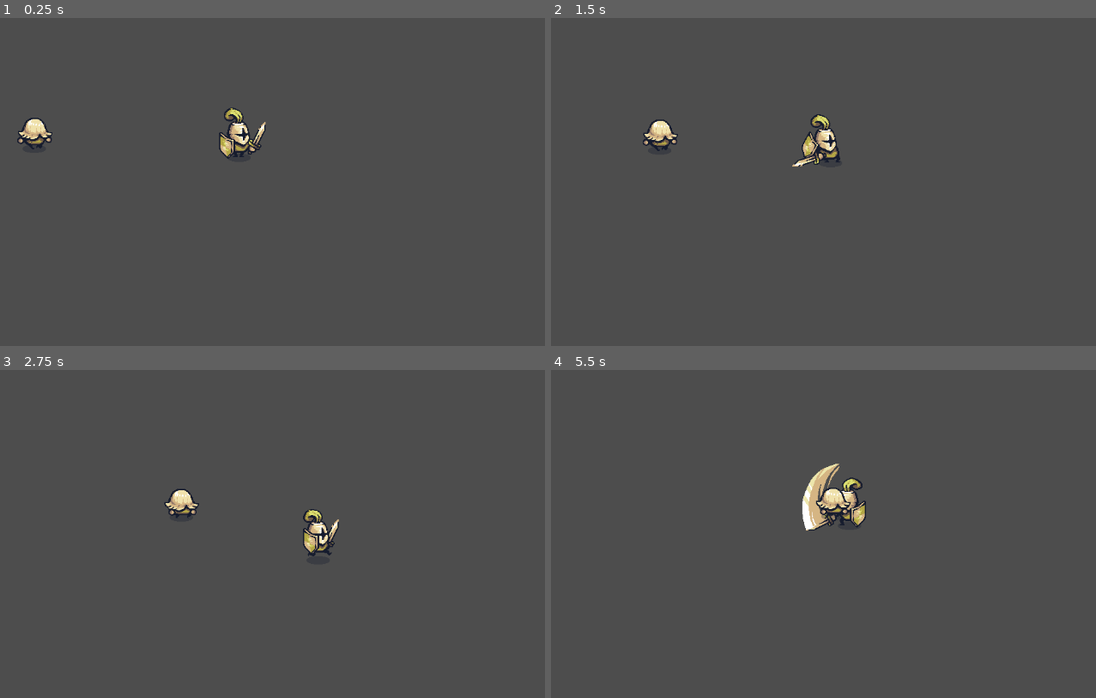
Above: before the commit, frames 1-4 (two rows, left to right).
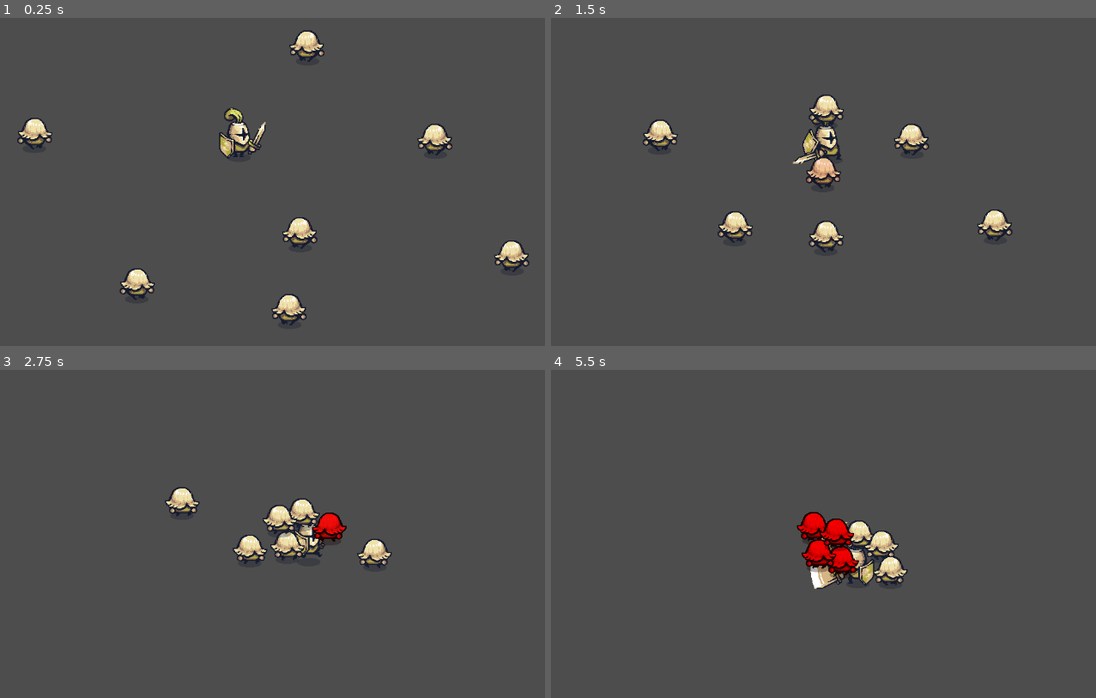
Above: after the commit, the same moments.

Repository: rhpinotti/dio-tiny_swords
Game: Godot game, scene res://test_scenes/test_battle.tscn
The game is run twice, just before and just after one commit, with the same random seed, the same clock (stepped at 60 frames per second) and the same inputs. The project has no main scene, so this scene is started directly.
Inputs (mouse positions are in pixels of both pictures, inside the frame that each line leads up to):
- Up to frame 1 (0.25 s): no input
- Up to frame 2 (1.5 s): move the mouse to (937, 149) at 0.52 s; hold D (move_right) 0.53-1.28 s; click (937, 149) at 0.6 s; move the mouse to (654, 188) at 1.27 s; hold S (move_down) from 1.28 s (still down); click (654, 188) at 1.35 s
- Up to frame 3 (2.75 s): move the mouse to (305, 435) at 2.02 s; release S (move_down) at 2.03 s; hold D (move_right) from 2.03 s (still down); click (305, 435) at 2.1 s
- Up to frame 4 (5.5 s): move the mouse to (752, 596) at 2.77 s; release D (move_right) at 2.78 s; hold W (move_up) 2.78-3.53 s; click (752, 596) at 2.85 s; move the mouse to (992, 576) at 3.52 s; hold A (move_left) 3.53-5.03 s; click (992, 576) at 3.6 s; move the mouse to (583, 461) at 4.27 s; click (583, 461) at 4.35 s; move the mouse to (823, 520) at 5.02 s; hold S (move_down) from 5.03 s (still down); click (823, 520) at 5.1 s

The runs differ from the first frame. In frame 1, 2.3% of the frame differs, in the area x 21-98%, y 3-94%; in frame 2, 2.9%; in frame 3, 2.8%; in frame 4, 4.3%, in the area x 45-66%, y 28-67%.

Commit message:
Matando inimigos

Diff:
--- a/enemies/enemy.gd
+++ b/enemies/enemy.gd
@@ -3,7 +3,25 @@
 extends Node2D
 
 @export var health: int = 10
+@export var death_prefab: PackedScene
 
 func damage(amount: int):
 	health -= amount
-	print(health)
+
+	#piscar node
+	modulate = Color.RED
+	var tween = create_tween()
+	tween.set_ease(Tween.EASE_IN)
+	tween.set_trans(Tween.TRANS_QUINT)
+	tween.tween_property(self, "modulate", Color.WHITE, 0.6)
+
+	if health <= 0:
+		die()
+
+func die():
+	if death_prefab:
+		var death_object = death_prefab.instantiate()
+		death_object.position = position
+		get_parent().add_child(death_object)
+
+	queue_free()
--- a/enemies/pawn.tscn
+++ b/enemies/pawn.tscn
@@ -1,8 +1,9 @@
-[gd_scene load_steps=12 format=3 uid="uid://rjyisyca8pln"]
+[gd_scene load_steps=13 format=3 uid="uid://rjyisyca8pln"]
 
 [ext_resource type="Script" path="res://enemies/enemy.gd" id="1_ofekr"]
 [ext_resource type="Script" path="res://enemies/behaviors/follow_player.gd" id="1_qyq6p"]
 [ext_resource type="Texture2D" uid="uid://cfb2u5576t477" path="res://addons/Tiny Swords/Factions/Knights/Troops/Pawn/Yellow/Pawn_Yellow.png" id="1_vc4se"]
+[ext_resource type="PackedScene" uid="uid://dudpr7nalghl" path="res://misc/skull.tscn" id="2_luxtu"]
 
 [sub_resource type="AtlasTexture" id="AtlasTexture_2ydm2"]
 atlas = ExtResource("1_vc4se")
@@ -61,6 +62,7 @@
 [node name="Pawn" type="CharacterBody2D" groups=["enemies"]]
 motion_mode = 1
 script = ExtResource("1_ofekr")
+death_prefab = ExtResource("2_luxtu")
 
 [node name="AnimatedSprite2D" type="AnimatedSprite2D" parent="."]
 position = Vector2(0, -26)
--- /dev/null
+++ b/misc/skull.tscn
@@ -0,0 +1,66 @@
+[gd_scene load_steps=5 format=3 uid="uid://dudpr7nalghl"]
+
+[ext_resource type="Texture2D" uid="uid://dyie6firiwas6" path="res://addons/Tiny Swords/Factions/Knights/Troops/Dead/Dead.png" id="1_cpcmo"]
+
+[sub_resource type="Animation" id="Animation_6i41p"]
+length = 0.001
+tracks/0/type = "value"
+tracks/0/imported = false
+tracks/0/enabled = true
+tracks/0/path = NodePath(".:frame")
+tracks/0/interp = 1
+tracks/0/loop_wrap = true
+tracks/0/keys = {
+"times": PackedFloat32Array(0),
+"transitions": PackedFloat32Array(1),
+"update": 1,
+"values": [0]
+}
+
+[sub_resource type="Animation" id="Animation_buwfo"]
+resource_name = "default"
+length = 2.1
+tracks/0/type = "value"
+tracks/0/imported = false
+tracks/0/enabled = true
+tracks/0/path = NodePath(".:frame")
+tracks/0/interp = 1
+tracks/0/loop_wrap = true
+tracks/0/keys = {
+"times": PackedFloat32Array(0, 0.1, 0.2, 0.3, 0.4, 0.5, 0.6, 1.3, 1.4, 1.5, 1.6, 1.7, 1.8, 1.9),
+"transitions": PackedFloat32Array(1, 1, 1, 1, 1, 1, 1, 1, 1, 1, 1, 1, 1, 1),
+"update": 1,
+"values": [0, 1, 2, 3, 4, 5, 6, 7, 8, 9, 10, 10, 11, 12]
+}
+tracks/1/type = "method"
+tracks/1/imported = false
+tracks/1/enabled = true
+tracks/1/path = NodePath(".")
+tracks/1/interp = 1
+tracks/1/loop_wrap = true
+tracks/1/keys = {
+"times": PackedFloat32Array(2.1),
+"transitions": PackedFloat32Array(1),
+"values": [{
+"args": [],
+"method": &"queue_free"
+}]
+}
+
+[sub_resource type="AnimationLibrary" id="AnimationLibrary_wskyp"]
+_data = {
+"RESET": SubResource("Animation_6i41p"),
+"default": SubResource("Animation_buwfo")
+}
+
+[node name="Skull" type="Sprite2D"]
+texture = ExtResource("1_cpcmo")
+offset = Vector2(0, -30)
+hframes = 7
+vframes = 2
+
+[node name="AnimationPlayer" type="AnimationPlayer" parent="."]
+libraries = {
+"": SubResource("AnimationLibrary_wskyp")
+}
+autoplay = "default"
--- a/player/player.gd
+++ b/player/player.gd
@@ -20,7 +20,9 @@
 	read_input()
 	update_attack_cooldown(delta)
 	play_run_idle_animation()
-	rotate_sprite()
+
+	if !is_attacking:
+		rotate_sprite()
 
 	#ataque
 	if Input.is_action_just_pressed("attack"):
@@ -92,4 +94,14 @@
 	for body in bodies:
 		if body.is_in_group("enemies"):
 			var enemy: Enemy = body
-			enemy.damage(sword_damage)
+			#calcular dot product
+			var direction_to_enemy = (enemy.position - position).normalized()
+			var attack_direction: Vector2
+			if sprite.flip_h:
+				attack_direction = Vector2.LEFT
+			else:
+				attack_direction = Vector2.RIGHT
+			var dot_product = direction_to_enemy.dot(attack_direction)
+
+			if dot_product >= 0.3:
+				enemy.damage(sword_damage)
--- a/test_scenes/test_battle.tscn
+++ b/test_scenes/test_battle.tscn
@@ -10,3 +10,21 @@
 
 [node name="Pawn" parent="." instance=ExtResource("2_j5oj6")]
 position = Vector2(212, 294)
+
+[node name="Pawn2" parent="." instance=ExtResource("2_j5oj6")]
+position = Vector2(708, 128)
+
+[node name="Pawn3" parent="." instance=ExtResource("2_j5oj6")]
+position = Vector2(932, 304)
+
+[node name="Pawn4" parent="." instance=ExtResource("2_j5oj6")]
+position = Vector2(1059, 509)
+
+[node name="Pawn5" parent="." instance=ExtResource("2_j5oj6")]
+position = Vector2(670, 612)
+
+[node name="Pawn6" parent="." instance=ExtResource("2_j5oj6")]
+position = Vector2(394, 567)
+
+[node name="Pawn7" parent="." instance=ExtResource("2_j5oj6")]
+position = Vector2(694, 481)
